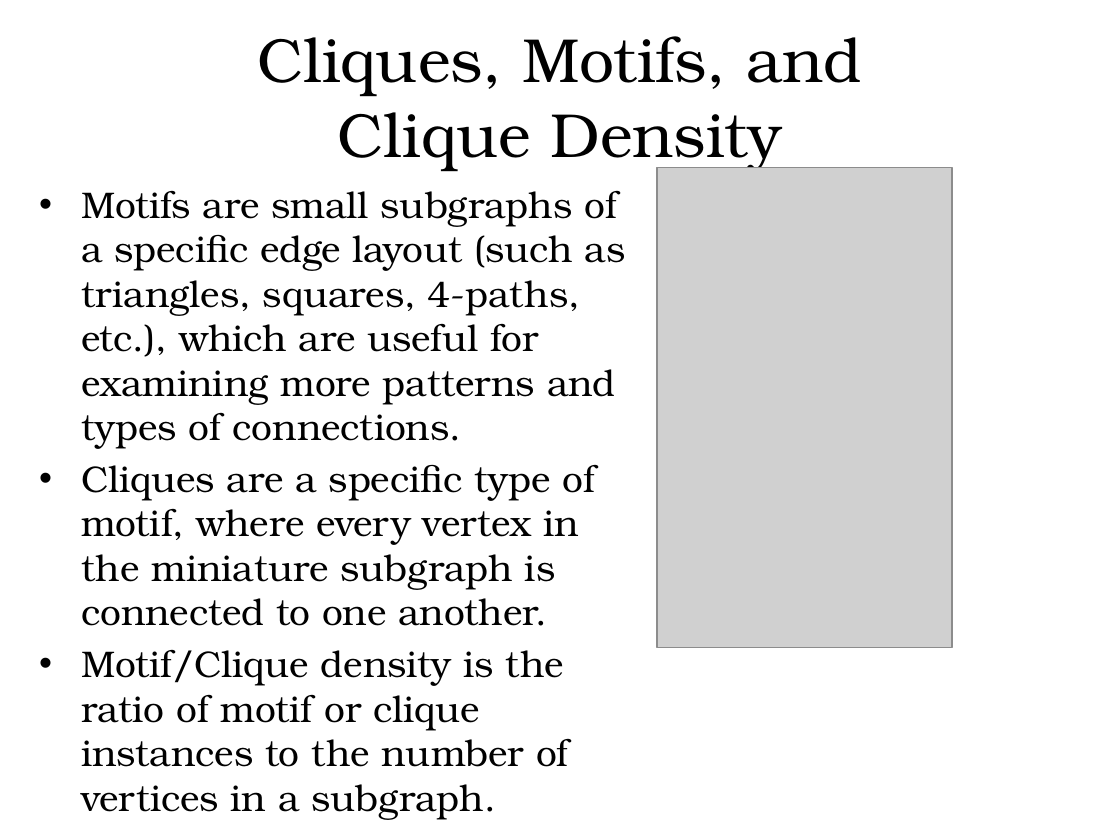
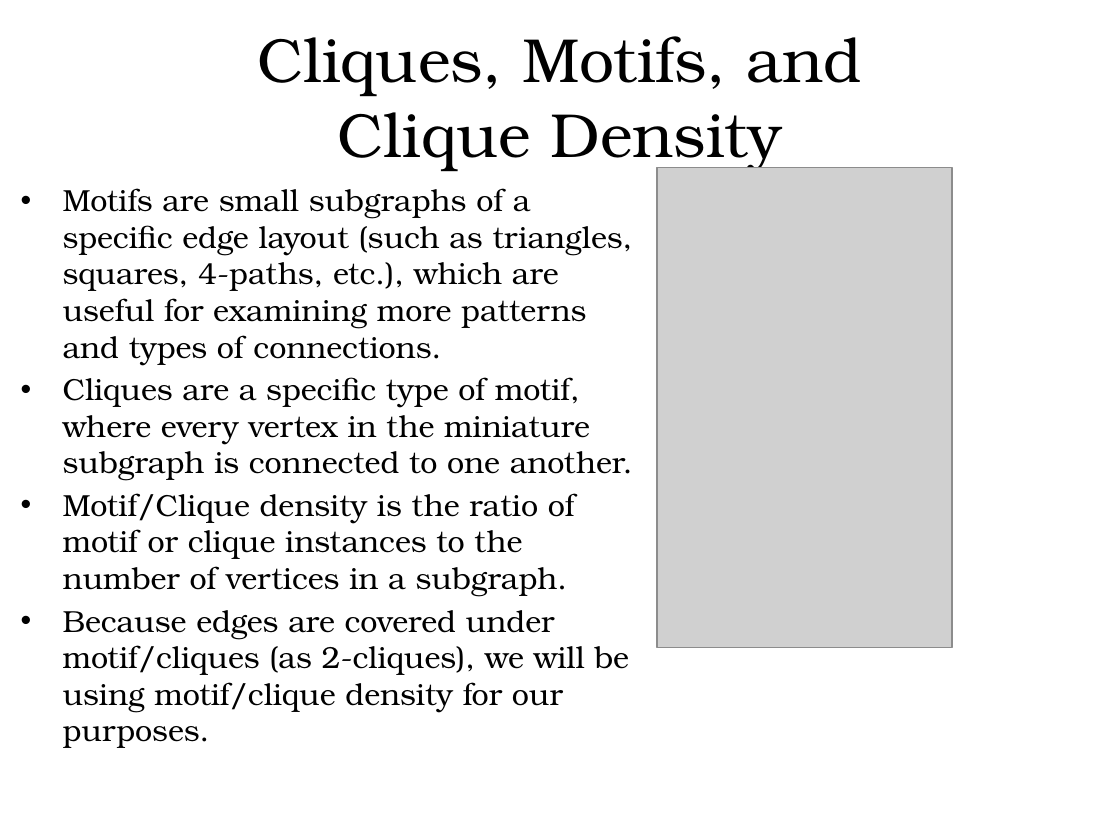
Before and after one commit to hgareau/DensestSubgraphDiscovery, a slide deck: slide 6 of Thesis Defense Presentation.pptx. Drawn at 1120x840 pixels with LibreOffice and Linux fonts; fonts in the diff are those of the drawing; grey boxes stand for pictures; background and template pictures are left out. Boxes give left, top, right and bottom in pixels: in the first picture for what was removed or moved away, otherwise in the second. Text is boxed around its words. In the diff, an @@ line names an element or a change of style, - is before the commit and + after.

Commit message:
Updated presentation to cover CoreExact.

```diff
--- a/Thesis Defense Presentation.pptx
+++ b/Thesis Defense Presentation.pptx
@@ text "Motifs are small subgraphs of ...": place and size @@
-text "Motifs are small subgraphs of ..." at (81, 191, 626, 820)
+text "Motifs are small subgraphs of ..." at (63, 188, 633, 748)
@@ text at (63, 188, 633, 597): size 23.8 to 19.6 pt in "Motifs are small subgraphs of a specific ...", "Cliques are a specific type of motif, ...", "Motif/Clique density is the ratio of motif ..." @@
@@ text at (63, 610, 629, 748): paragraph added @@
+• Because edges are covered under motif/cliques (as 2-cliques), we will be using motif/clique density for our purposes.
```
Also in this commit, not shown: 2 other slides changed, 16 slides added, 2 other files.
